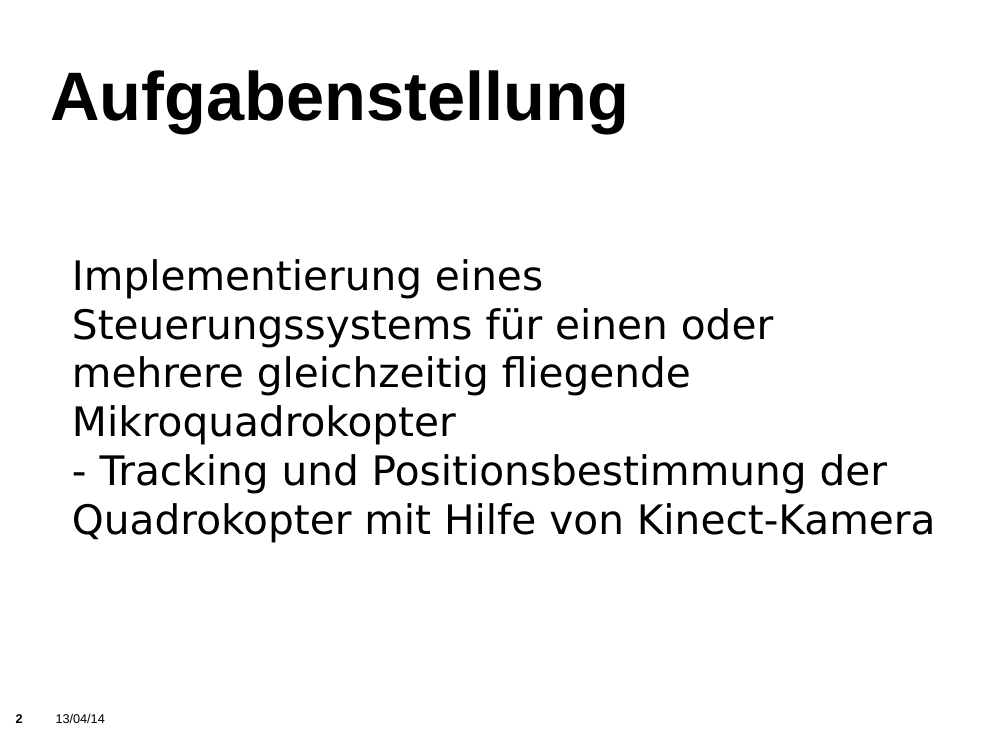
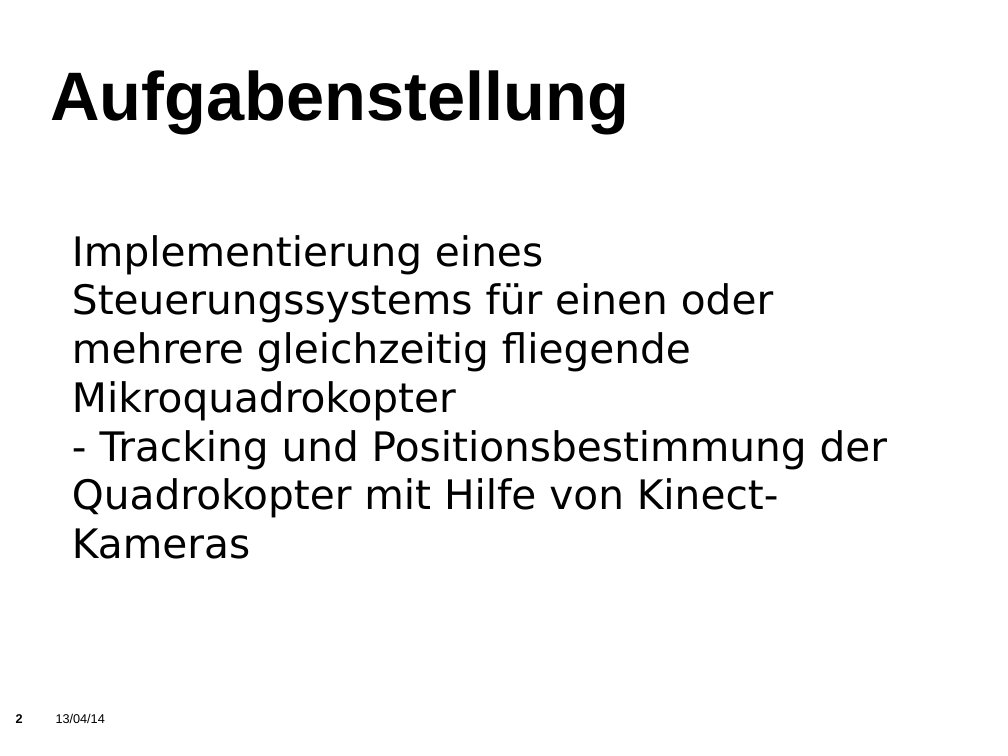
Before and after one commit to KITrokopter/Presentation, a slide deck: slide 2 of PresentationInTotal v0.1.odp. Drawn at 1008x756 pixels with LibreOffice and Linux fonts; fonts in the diff are those of the drawing; background and template pictures are left out. Boxes give left, top, right and bottom in pixels: in the first picture for what was removed or moved away, otherwise in the second. Text is boxed around its words. In the diff, an @@ line names an element or a change of style, - is before the commit and + after.

```diff
--- a/PresentationInTotal v0.1.odp
+++ b/PresentationInTotal v0.1.odp
@@ subtitle at (72, 430, 888, 559): text changed @@
-- Tracking und Positionsbestimmung der Quadrokopter mit Hilfe von Kinect-Kamera
+- Tracking und Positionsbestimmung der Quadrokopter mit Hilfe von Kinect-Kameras
```
Also in this commit, not shown: 18 other slides changed, 9 slides added, 4 slides removed.
